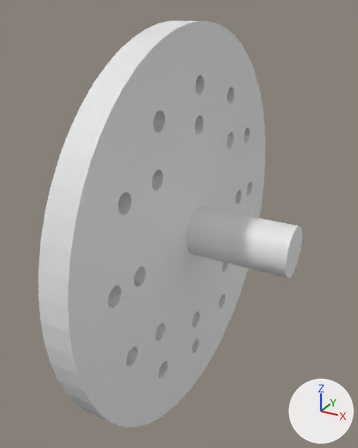
What one commit did to the glTF model viewer/parts/El_Stingray9_Output.glb.
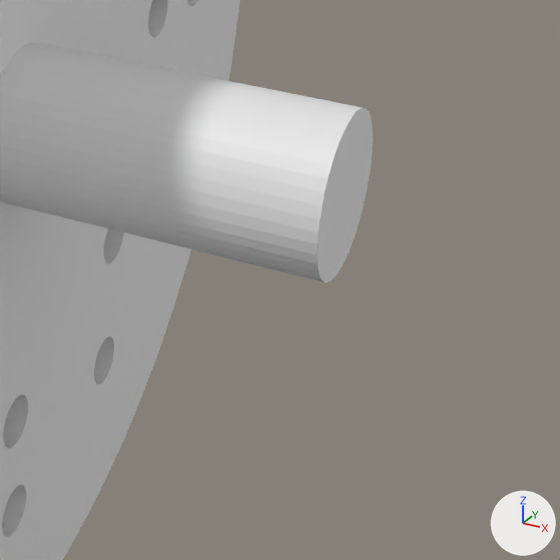
Each version is shown whole from a 50 mm lens placed at (101.0, -690.9, 46.6), pointed at (52.8, -603.3, 2.8), then close up on the part from 53% to 100% of the width and 43% to 81% of the height. Arrows for +X, +Y and +Z are at lower right; the lights stay in place. The first two pictures are the older version.
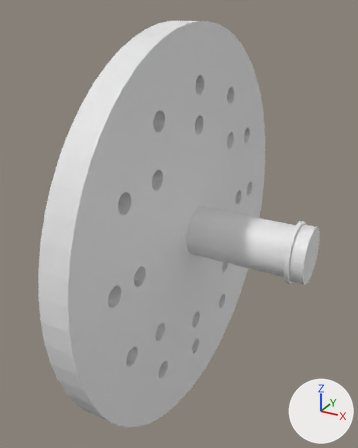
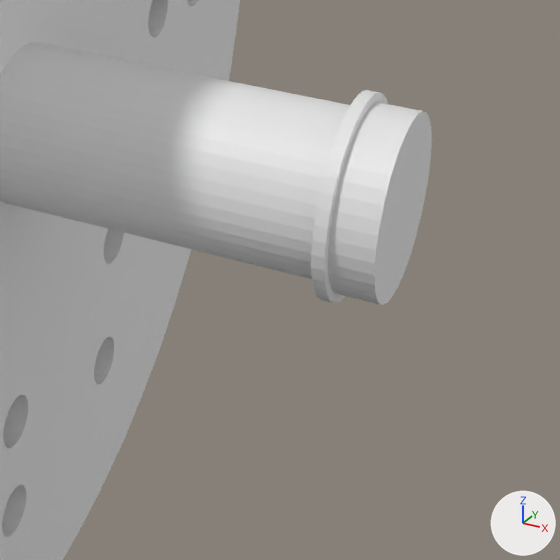
Edits to the bpy script that builds the scene:
```text
Change me_mesh_0:
    used by ob_mesh_0; location = (0.0, 0.0, 0.0)
    remove me_mesh_0.from_pydata(...)  # 2438 vertices, 4952 faces; spans x 45.0..77.6, y -643.0..-555.1, z -44.0..44.0
    add me_mesh_0.from_pydata(...)  # 2606 vertices, 5288 faces; spans x 45.0..81.2, y -643.0..-555.1, z -44.0..44.0
    me_mesh_0 part 1
    78 faces are deleted
    99 vertices are added at x 77.6..78.4, y -605.6..-592.4, z -6.6..6.6
    42 new vertices lie (2.8, 0.0, 0.0) away from vertices in x 78.4, y -605.0..-593.0, z -6.0..6.0
    27 new vertices lie (0.8, 0.0, 0.0) away from vertices in x 77.6, y -605.6..-592.4, z -6.6..6.6
    414 new faces join them
```

Boxes [x1, y1, x2, y2] around the edits, measured in the close-ups (560 x 560 px):
'Mesh_0', reshaped
    before: [0, 0, 373, 560]
    after: [0, 0, 432, 560]
part 1 of me_mesh_0, built on
    before: [0, 43, 373, 283]
    after: [0, 43, 432, 305]
